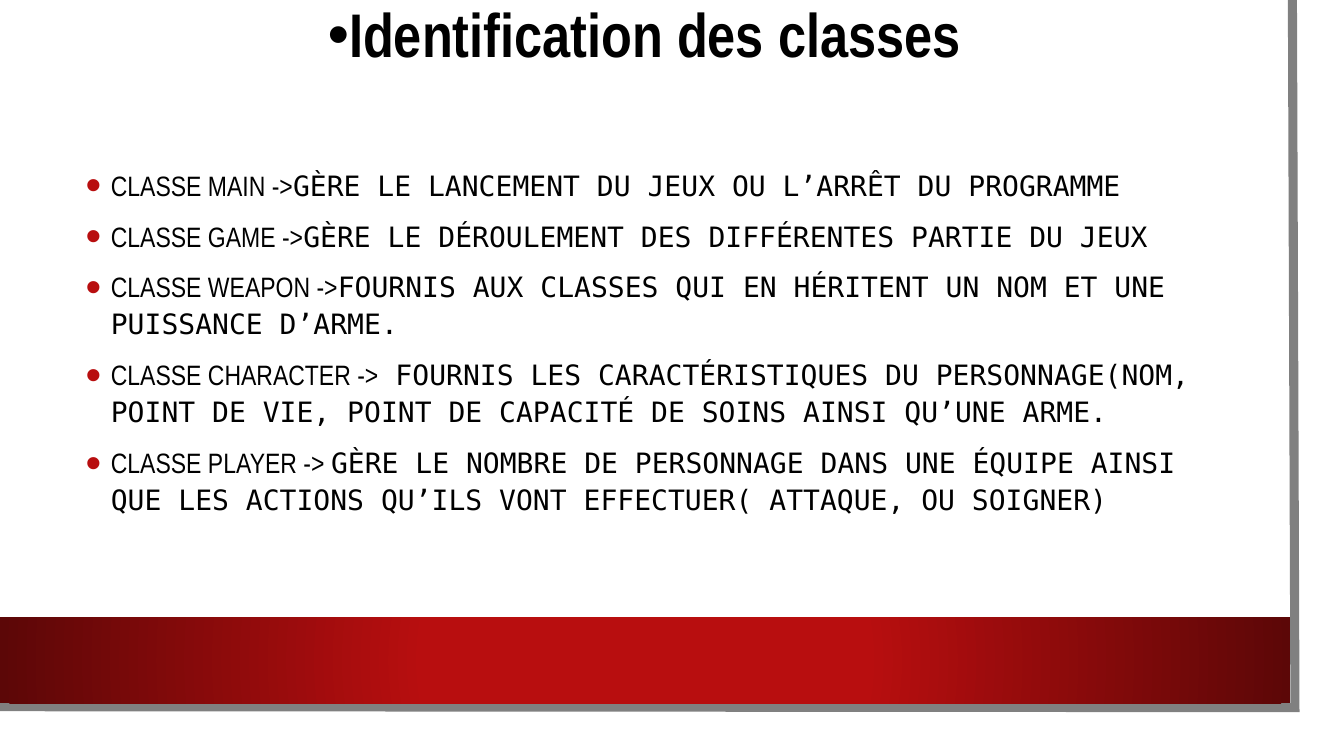
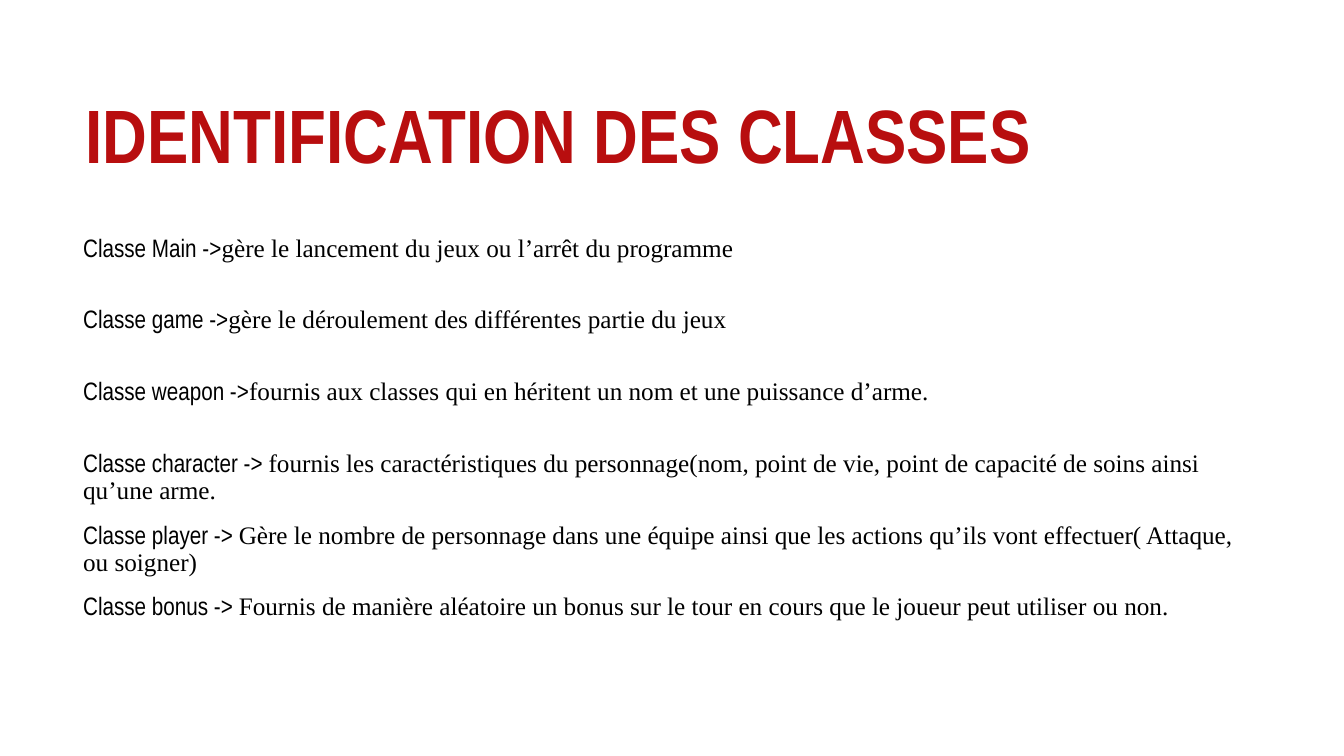
Before and after one commit to yoan8306/Projet3, a slide deck: slide 3 of P3_soussand_yoan/P3_02_architecture/P3_02_architecture.pptx. Drawn at 1344x756 pixels with LibreOffice and Linux fonts; fonts in the diff are those of the drawing; background and template pictures are left out. Boxes give left, top, right and bottom in pixels: in the first picture for what was removed or moved away, otherwise in the second. Text is boxed around its words. In the diff, an @@ line names an element or a change of style, - is before the commit and + after.

Commit message:
update ppt

```diff
--- a/P3_soussand_yoan/P3_02_architecture/P3_02_architecture.pptx
+++ b/P3_soussand_yoan/P3_02_architecture/P3_02_architecture.pptx
@@ rectangle added at box(0, 0, 1344, 756), fill #FFFFFF @@
@@ text at box(86, 110, 1030, 164): text changed; size 44 to 54 pt; text colour #000000 to #B80E0F @@
-• Identification des classes
+IDENTIFICATION DES CLASSES
@@ text removed at box(111, 173, 1189, 514) @@
-• CLASSE MAIN ->GÈRE LE LANCEMENT DU JEUX OU L’ARRÊT DU PROGRAMME
-• CLASSE GAME ->GÈRE LE DÉROULEMENT DES DIFFÉRENTES PARTIE DU JEUX
-• CLASSE WEAPON ->FOURNIS AUX CLASSES QUI EN HÉRITENT UN NOM ET UNE PUISSANCE D’ARME.
-• CLASSE CHARACTER -> FOURNIS LES CARACTÉRISTIQUES DU PERSONNAGE(NOM, POINT DE VIE, POINT DE CAPACITÉ DE SOINS AINSI QU’UNE ARME.
-• CLASSE PLAYER -> GÈRE LE NOMBRE DE PERSONNAGE DANS UNE ÉQUIPE AINSI QUE LES ACTIONS QU’ILS VONT EFFECTUER( ATTAQUE, OU SOIGNER)
@@ group added at box(83, 238, 1232, 621): 6 texts @@
+Classe Main ->gère le lancement du jeux ou l’arrêt du programme
+Classe game ->gère le déroulement des différentes partie du jeux
+Classe weapon ->fournis aux classes qui en héritent un nom et une puissance d’arme.
+Classe character -> fournis les caractéristiques du personnage(nom, point de vie, point de capacité de soins ainsi qu’une arme.
+Classe player -> Gère le nombre de personnage dans une équipe ainsi que les actions qu’ils vont effectuer( Attaque, ou soigner)
+Classe bonus -> Fournis de manière aléatoire un bonus sur le tour en cours que le joueur peut utiliser ou non.
```
Also in this commit, not shown: 1 other slide changed.
